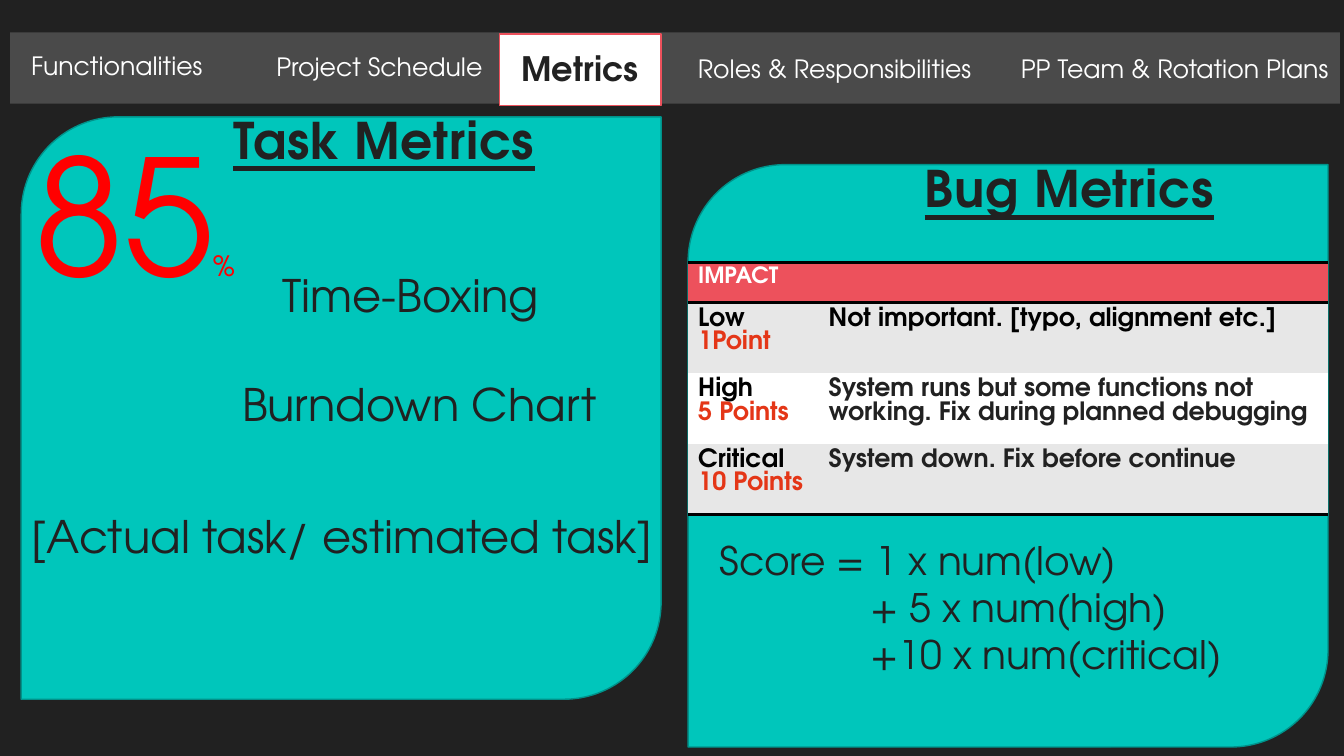
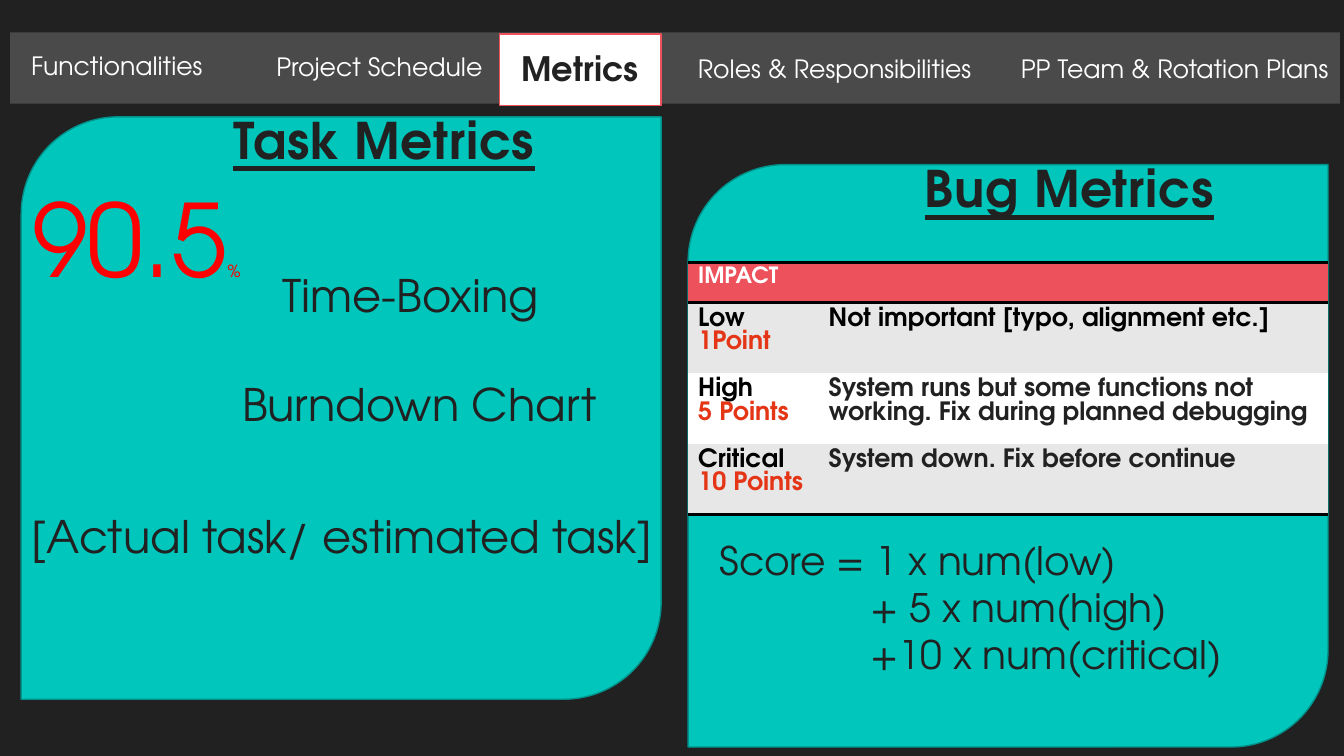
Before and after one commit to jerots/SMUAnalytics, a slide deck: slide 9 of presentations/pmReview.pptx. Drawn at 1344x756 pixels with LibreOffice and Linux fonts; fonts in the diff are those of the drawing. Boxes give left, top, right and bottom in pixels: in the first picture for what was removed or moved away, otherwise in the second. Text is boxed around its words. In the diff, an @@ line names an element or a change of style, - is before the commit and + after.

```diff
--- a/presentations/pmReview.pptx
+++ b/presentations/pmReview.pptx
@@ text at (x1=32, y1=201, x2=227, y2=279): text changed; size 115 to 72 pt @@
-85%
+90.5%
@@ table at (x1=689, y1=262, x2=1329, y2=514) @@
-row 2, column 2: Not important. [typo, alignment etc.]
+row 2, column 2: Not important [typo, alignment etc.]
```
Also in this commit, not shown: 2 other slides changed.
